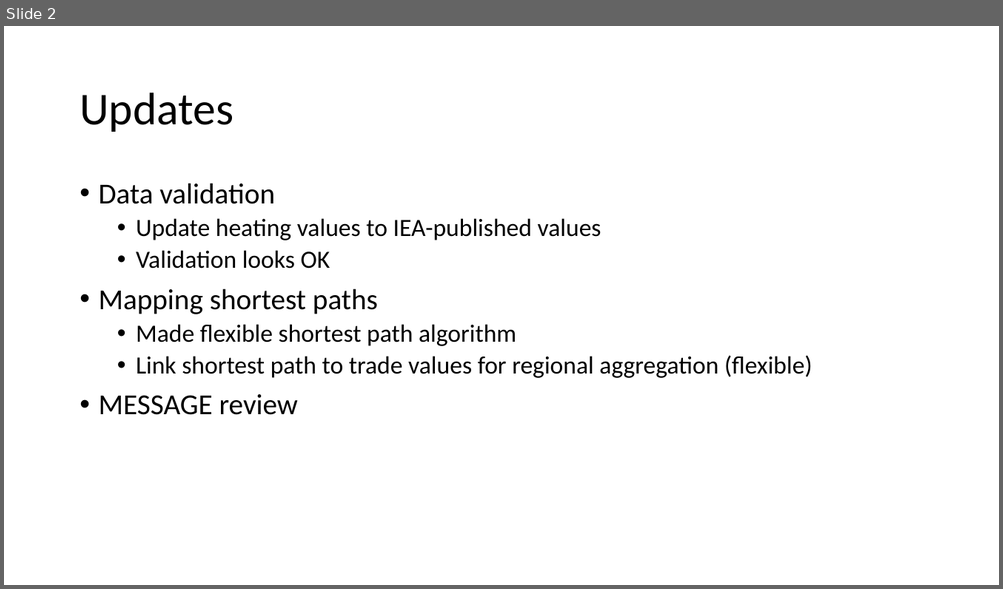
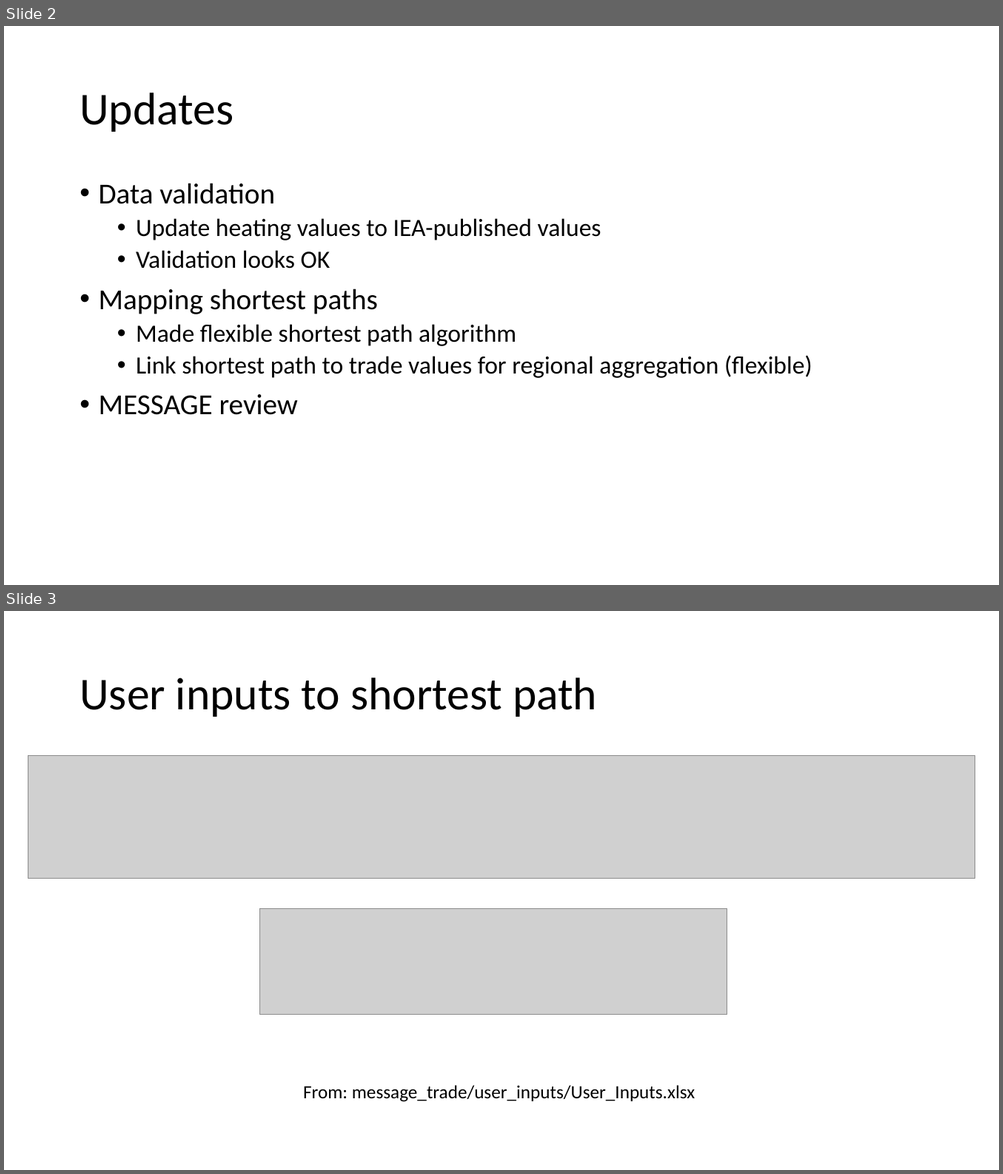
Before and after one commit to junukitashepard/message_trade, a slide deck: presentations/Update_2019-06-18.pptx. Shown one above the other, each under a label of ours: slide 2 before the commit, slides 2 and 3 after it. The pictures are 1003x589 and 1003x1174 pixels, drawn with LibreOffice and Linux fonts; fonts in the diff are those of the drawing; grey boxes stand for pictures. Boxes give left, top, right and bottom in pixels: in the first picture for what was removed or moved away, otherwise in the second. Text is boxed around its words. In the diff, an @@ line names an element or a change of style, - is before the commit and + after.

Commit message:
Reorganize repo, add user inputs file, udpate PPT

```diff
--- a/presentations/Update_2019-06-18.pptx
+++ b/presentations/Update_2019-06-18.pptx
@@ slide 3 added at [4, 611, 999, 1170], background #FFFFFF @@
@@ title added at [79, 678, 597, 717], 44 pt, text #000000 @@
+User inputs to shortest path
@@ picture added at [28, 756, 975, 879] @@
@@ picture added at [260, 908, 727, 1014] @@
@@ text added at [303, 1085, 694, 1102], 18 pt, text #000000 @@
+From: message_trade/user_inputs/User_Inputs.xlsx
```
Also in this commit, not shown: 3 other slides added, 1 slide removed, 24 other files.
